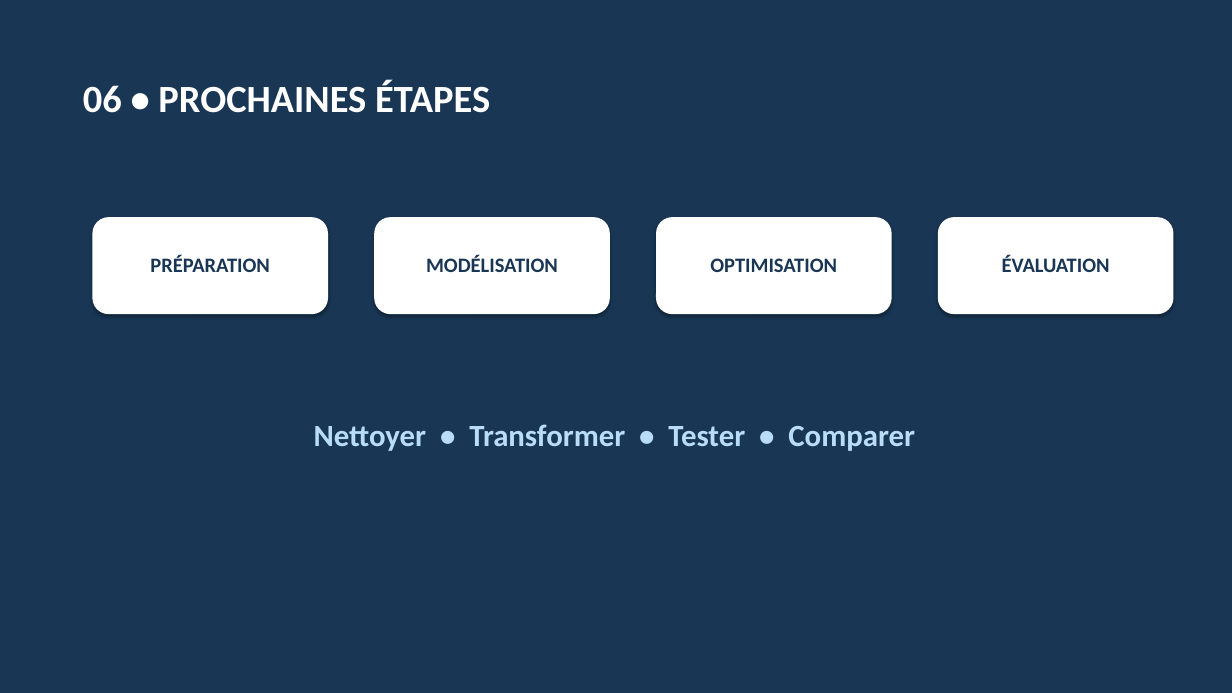
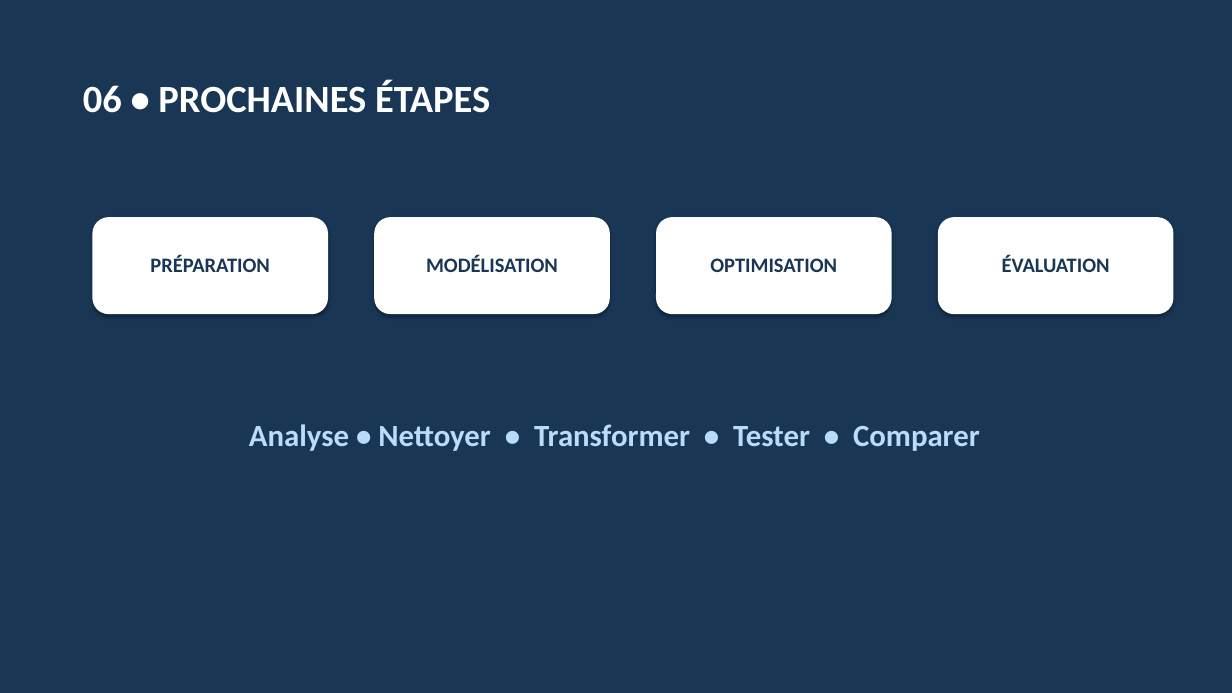
Before and after one commit to seguinx/Projet_Pr-diction_Avion-_retard, a slide deck: slide 7 of PROJET/Presentation_Volarus_Condensee_v3.pptx. Drawn at 1232x693 pixels with LibreOffice and Linux fonts; fonts in the diff are those of the drawing. Boxes give left, top, right and bottom in pixels: in the first picture for what was removed or moved away, otherwise in the second. Text is boxed around its words. In the diff, an @@ line names an element or a change of style, - is before the commit and + after.

```diff
--- a/PROJET/Presentation_Volarus_Condensee_v3.pptx
+++ b/PROJET/Presentation_Volarus_Condensee_v3.pptx
@@ text at box(249, 424, 980, 451): text changed @@
-Nettoyer • Transformer • Tester • Comparer
+Analyse • Nettoyer • Transformer • Tester • Comparer
```
Also in this commit, not shown: 1 other slide changed, 3 other files.
